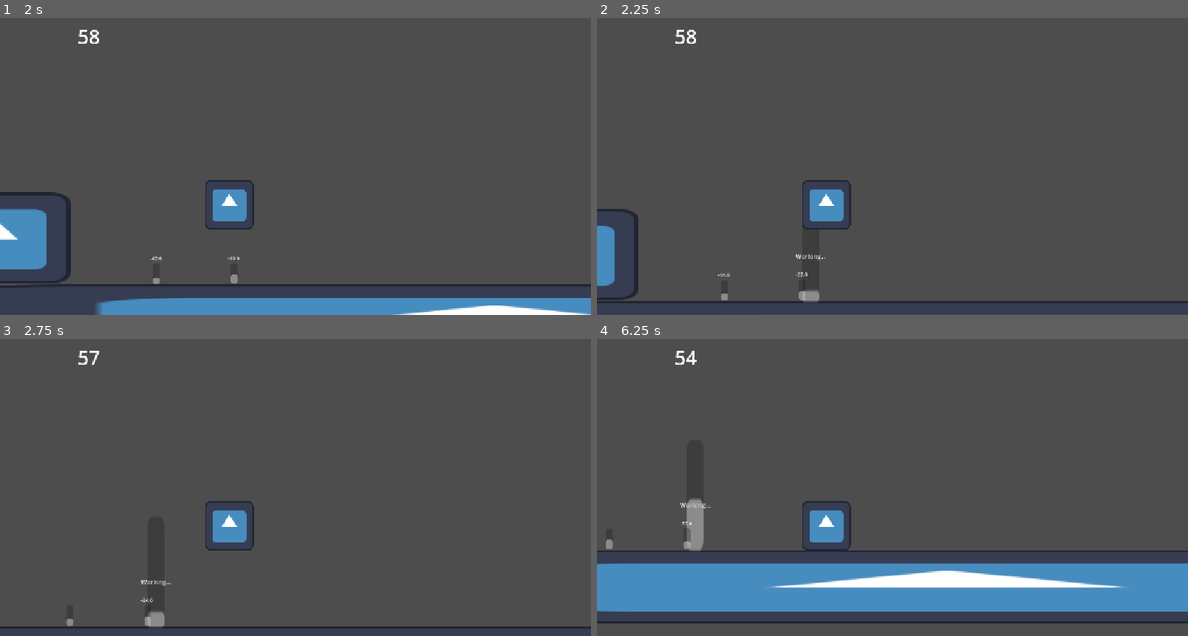
Above: before the commit, frames 1-4 (two rows, left to right).
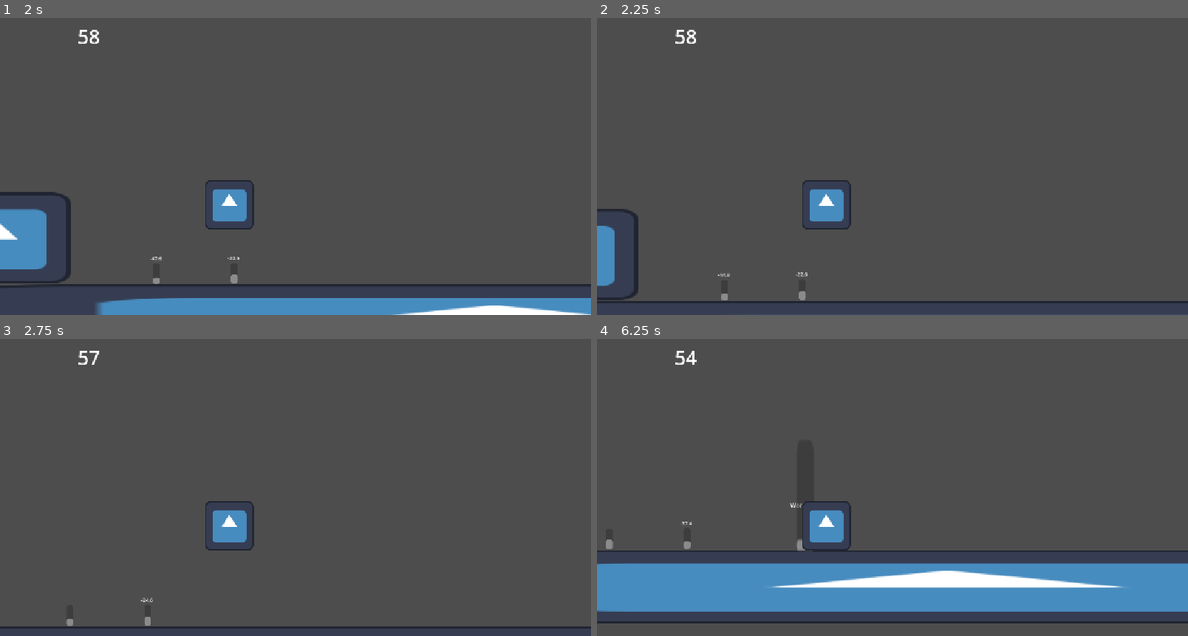
Above: after the commit, the same moments.

Repository: Ollieblock1/WHACK2026
Game: Godot game, scene res://game.tscn
Same seed, same stepped clock (60 frames per second), same inputs: the game is played once before the commit and once after it. The engine's default icon, where the game draws it, is replaced by a stand-in: a white triangle on a blue panel in a dark square.
Inputs:
- Up to frame 1 (2 s): click "Start" at 0.5 s; tap Enter at 1.25 s; hold Right (moveRight) from 1.28 s (still down); tap 1 (select1) at 1.35 s; tap Space (moveJump) at 1.52 s; tap 2 (select2) at 1.55 s
- Up to frame 2 (2.25 s): keep holding Right (moveRight); tap 2 (select2) at 2.1 s
- Up to frame 3 (2.75 s): keep holding Right (moveRight); tap Space (moveJump) at 2.27 s; tap 3 (select3) at 2.3 s
- Up to frame 4 (6.25 s): release Right (moveRight) at 2.78 s; hold A (moveLeft) 2.78-3.53 s; tap 3 (select3) at 2.85, 4.55, 5.1 s; tap 1 (select1) at 3.05, 3.6, 5.3, 5.85 s; hold Right (moveRight) 3.53-5.03 s; tap Space (moveJump) at 3.77, 4.52, 5.27 s; tap 2 (select2) at 3.8, 4.35, 6.05 s; hold A (moveLeft) 5.03-5.78 s; hold Right (moveRight) from 5.78 s (still down)

Frame 1 is identical in both runs. In frame 2, 0.1% of the frame differs, in the area x 33-39%, y 79-96%; in frame 3, 0.2%; in frame 4, 0.6%, in the area x 14-37%, y 54-72%.

Commit message:
I get to push on main YIPPEE (minor bug fix stopping mutiple experiments at same point)

Diff:
--- a/scripts/player/player.gd
+++ b/scripts/player/player.gd
@@ -44,12 +44,13 @@
 
 
 func _input(event: InputEvent) -> void:
-	if Input.is_action_just_pressed("select1") and len($experimentDetector.get_overlapping_areas()) == 0:
-		placeExperimentObject(0)
-	elif Input.is_action_just_pressed("select2") and len($experimentDetector.get_overlapping_areas()) == 0:
-		placeExperimentObject(1)
-	elif Input.is_action_just_pressed("select3") and len($experimentDetector.get_overlapping_areas()) == 0:
-		placeExperimentObject(2)
+	if len($experimentDetector.get_overlapping_areas()) == 0 and is_on_floor():
+		if Input.is_action_just_pressed("select1"):
+			placeExperimentObject(0)
+		elif Input.is_action_just_pressed("select2"):
+			placeExperimentObject(1)
+		elif Input.is_action_just_pressed("select3"):
+			placeExperimentObject(2)
 
 '''
 func _on_show_info_body_entered(body: Node2D) -> void:
